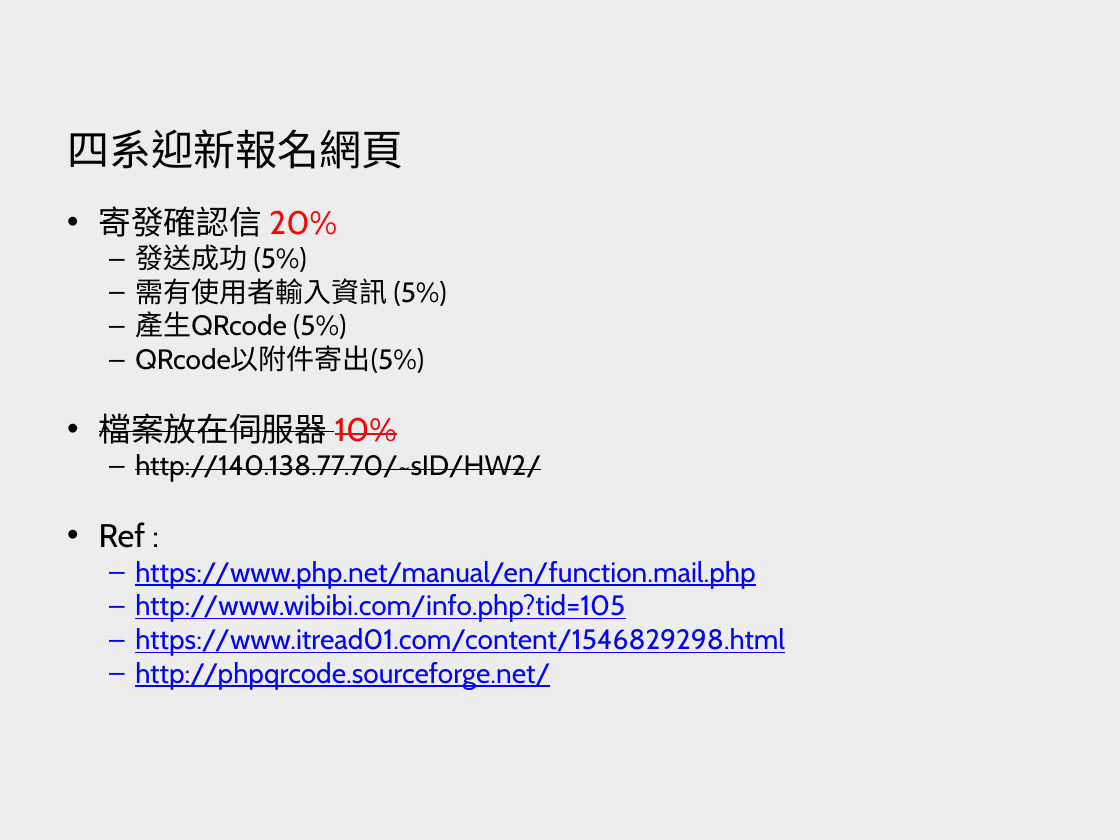
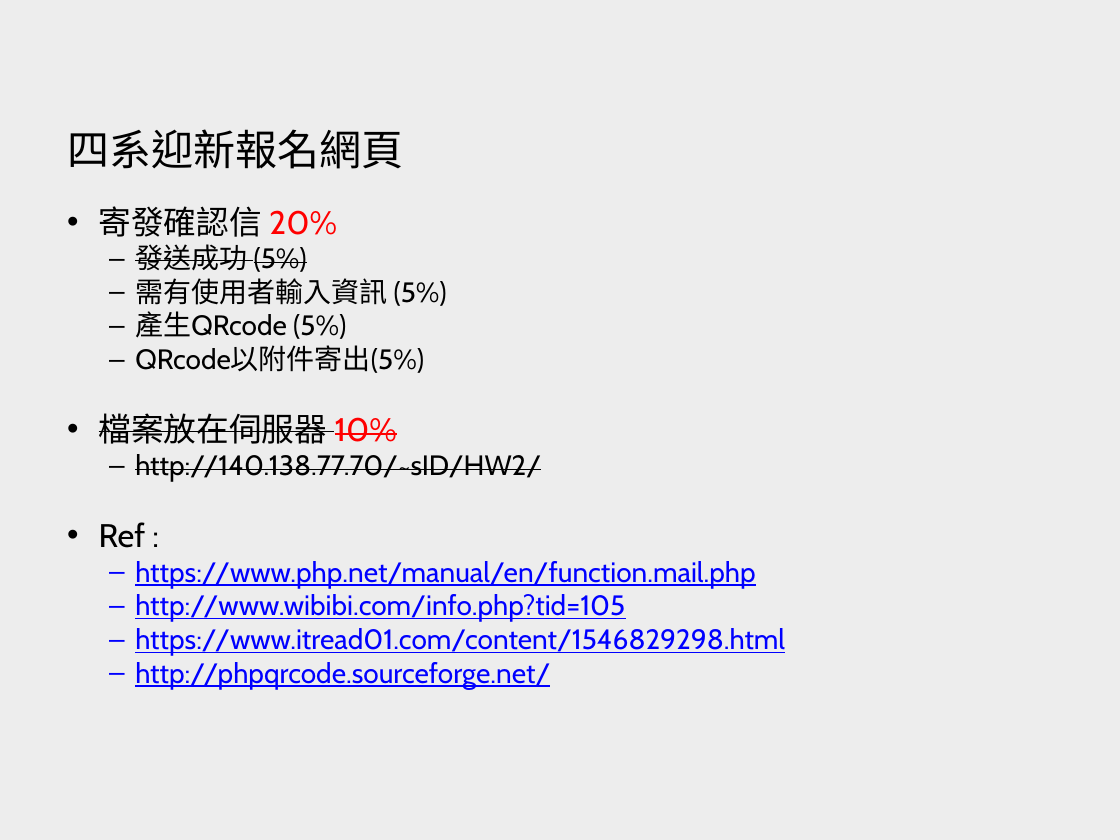
Before and after one commit to mhy1264/yzu-tininweb-HW2, a slide deck: slide 6 of @requirements/HW 2/Homework 2.pptx. Drawn at 1120x840 pixels with LibreOffice and Linux fonts; fonts in the diff are those of the drawing; background and template pictures are left out. Boxes give left, top, right and bottom in pixels: in the first picture for what was removed or moved away, otherwise in the second. Text is boxed around its words. In the diff, an @@ line names an element or a change of style, - is before the commit and + after.

```diff
--- a/@requirements/HW 2/Homework 2.pptx
+++ b/@requirements/HW 2/Homework 2.pptx
@@ text at (135, 244, 307, 272): strikethrough on in "發送成功 (5%)" @@
```
Also in this commit, not shown: 2 other files.
